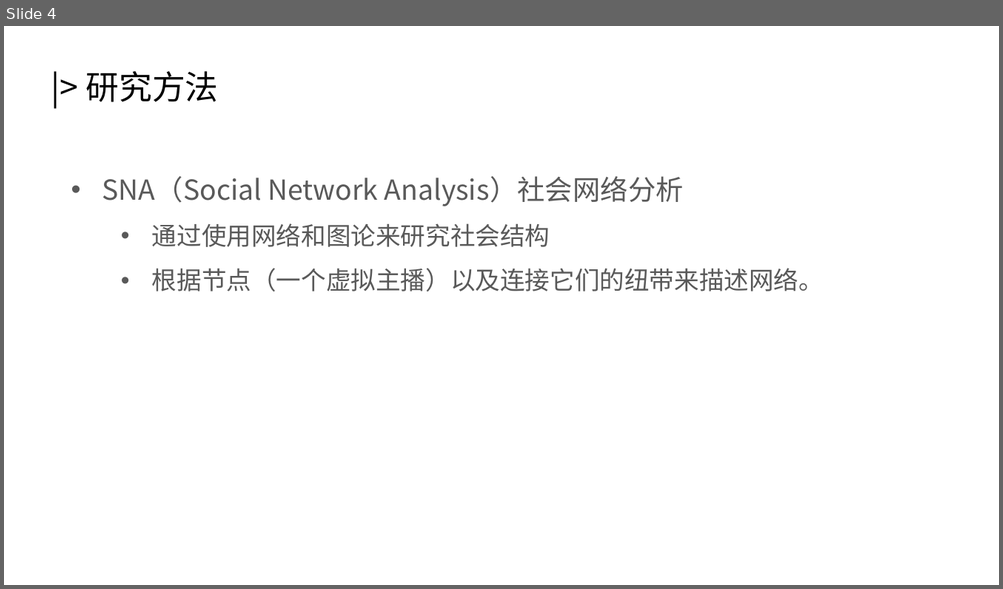
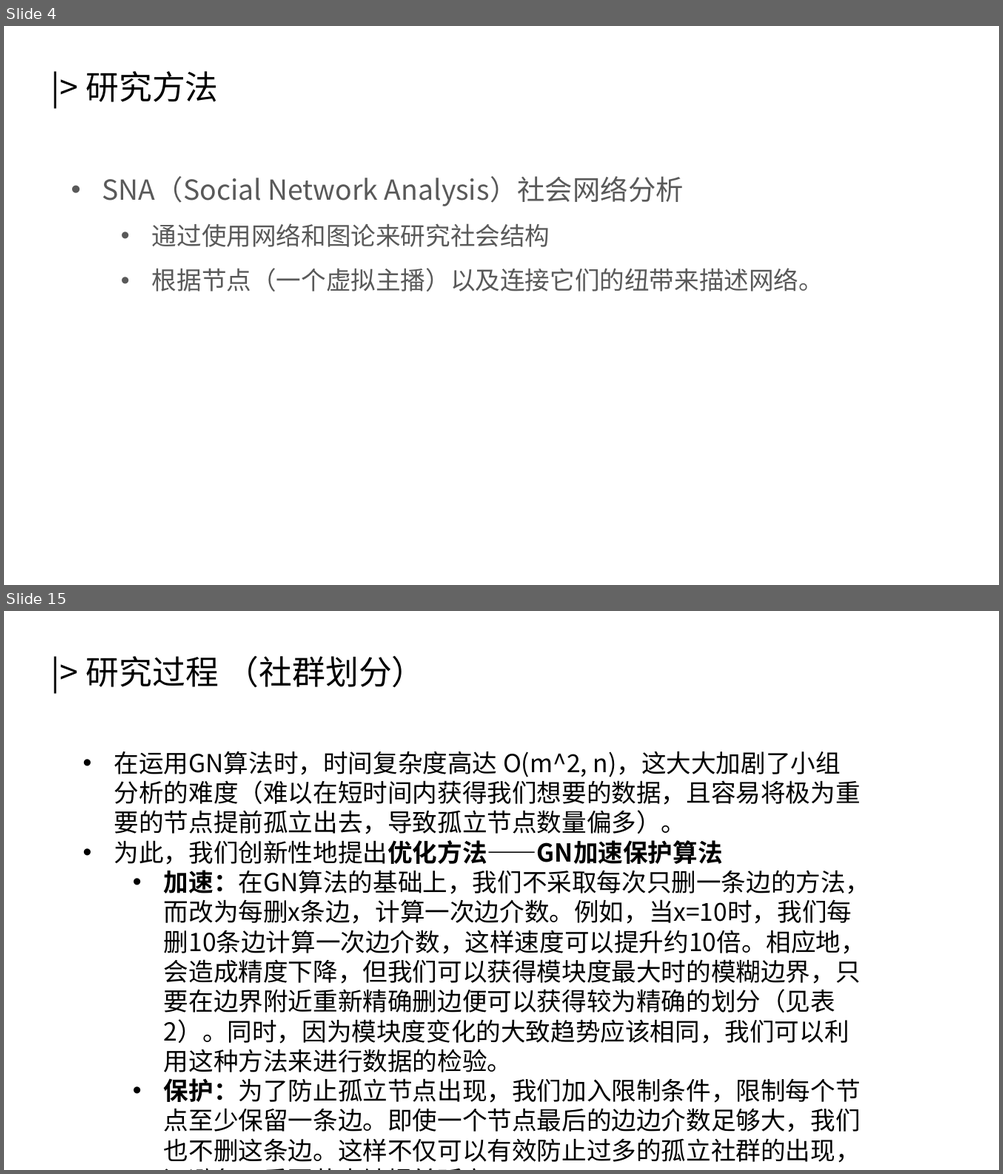
Before and after one commit to HomeArchbishop/math-modeling-2022, a slide deck: essay/复赛答辩.pptx. Shown one above the other, each under a label of ours: slide 4 before the commit, slides 4 and 15 after it; the slides between them are not shown. The pictures are 1003x589 and 1003x1174 pixels, drawn with LibreOffice and Linux fonts; fonts in the diff are those of the drawing. Boxes give left, top, right and bottom in pixels: in the first picture for what was removed or moved away, otherwise in the second. Text is boxed around its words. In the diff, an @@ line names an element or a change of style, - is before the commit and + after.

```diff
--- a/essay/复赛答辩.pptx
+++ b/essay/复赛答辩.pptx
@@ slide 15 added at (4,611,999,1170), background #FFFFFF @@
@@ text added at (86,655,425,687), 24 pt, text #000000 @@
+|> 研究过程 （社群划分）
@@ text added at (114,751,871,1163), 18 pt, text #000000 @@
+• 在运用GN算法时，时间复杂度高达 O(m^2, n)，这大大加剧了小组分析的难度（难以在短时间内获得我们想要的数据，且容易将极为重要的节点提前孤立出去，导致孤立节点数量偏多）。
+• 为此，我们创新性地提出优化方法——GN加速保护算法
+  • 加速：在GN算法的基础上，我们不采取每次只删一条边的方法，而改为每删x条边，计算一次边介数。例如，当x=10时，我们每删10条边计算一次边介数，这样速度可以提升约10倍。相应地，会造成精度下降，但我们可以获得模块度最大时的模糊边界，只要在边界附近重新精确删边便可以获得较为精确的划分（见表2）。同时，因为模块度变化的大致趋势应该相同，我们可以利用这种方法来进行数据的检验。
+  • 保护：为了防止孤立节点出现，我们加入限制条件，限制每个节点至少保留一条边。即使一个节点最后的边边介数足够大，我们也不删这条边。这样不仅可以有效防止过多的孤立社群的出现，还避免了重要节点被提前孤立。
```
Also in this commit, not shown: 1 slide changed, 15 other slides added.
